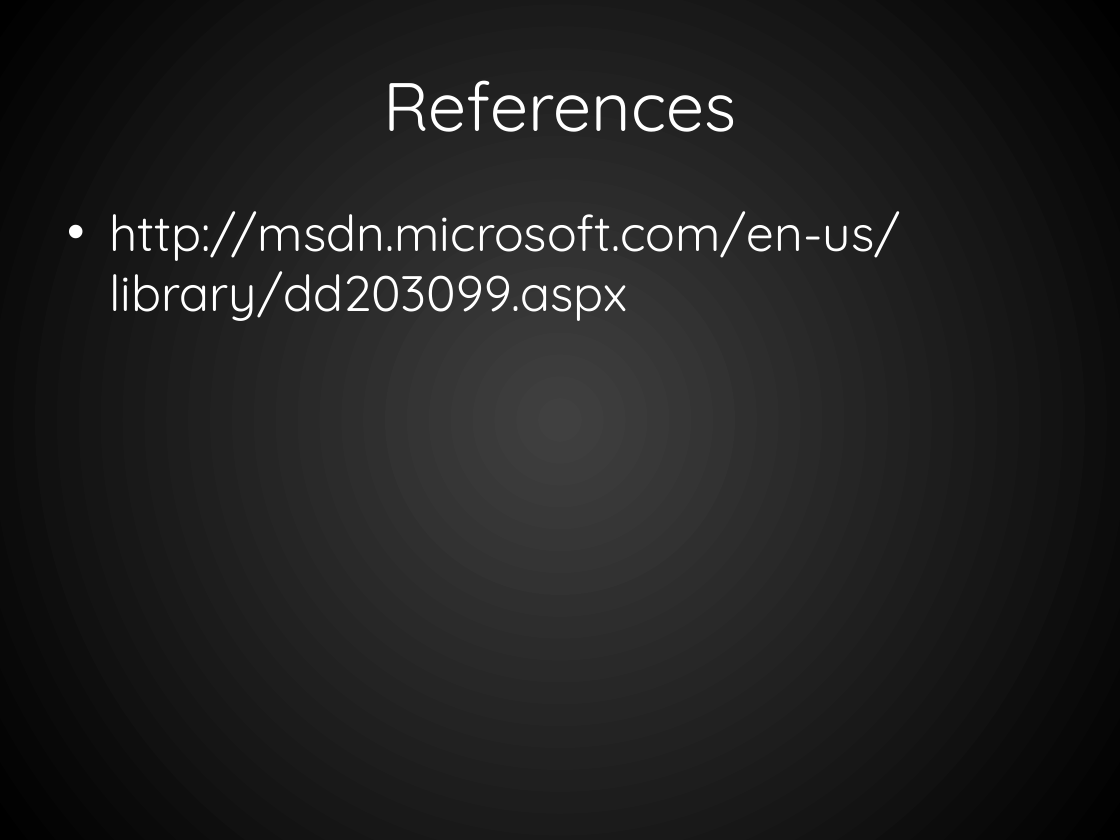
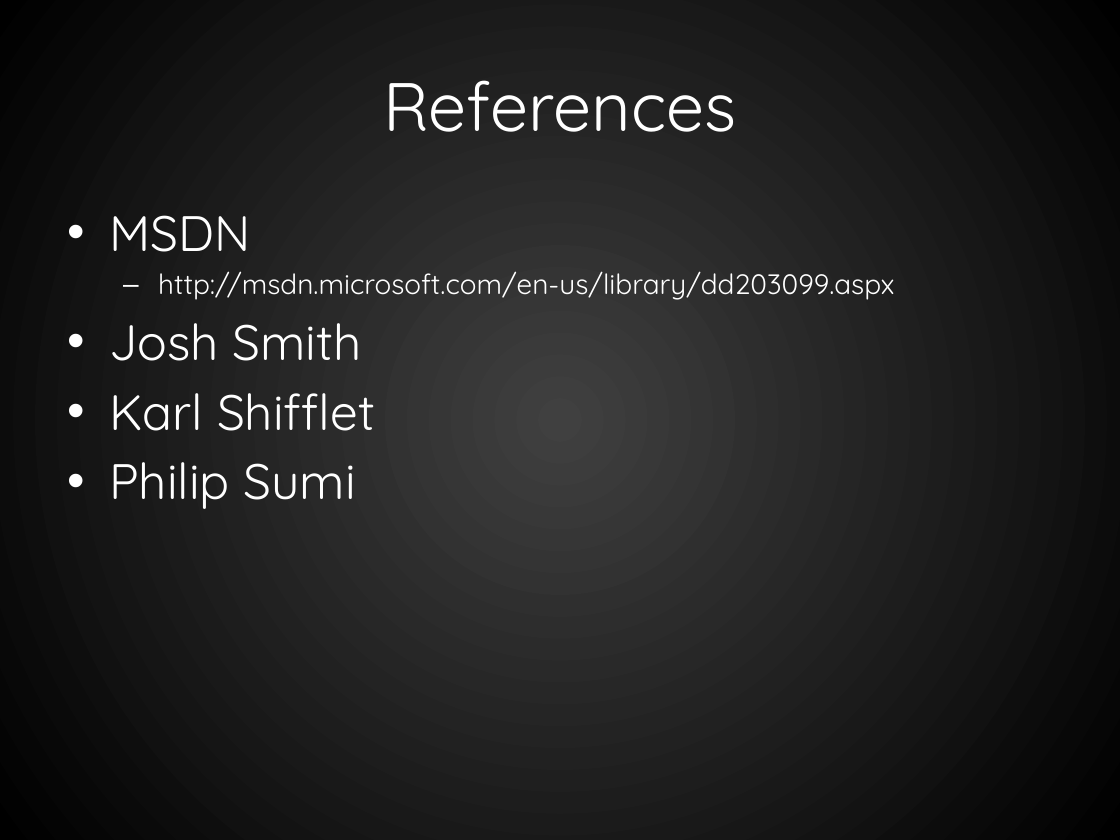
Before and after one commit to RookieOne/WPF-Input-Validation, a slide deck: slide 43 of WPF Validation.pptx (slide 28 before the commit). Drawn at 1120x840 pixels with LibreOffice and Linux fonts; fonts in the diff are those of the drawing. Boxes give left, top, right and bottom in pixels: in the first picture for what was removed or moved away, otherwise in the second. Text is boxed around its words. In the diff, an @@ line names an element or a change of style, - is before the commit and + after.

```diff
--- a/WPF Validation.pptx
+++ b/WPF Validation.pptx
@@ text at box(109, 215, 250, 252): paragraph added @@
+• MSDN
@@ text at box(158, 271, 894, 300): size 32 to 18 pt in "http://msdn.microsoft.com/en-us/library/dd203099.aspx"; bullet • to –; list level 1 to 2 in "http://msdn.microsoft.com/en-us/library/dd203099.aspx" @@
@@ text at box(109, 323, 375, 509): paragraphs added @@
+• Josh Smith
+• Karl Shifflet
+• Philip Sumi
```
Also in this commit, not shown: 9 other slides changed, 18 slides added, 3 slides removed, 32 other files.
